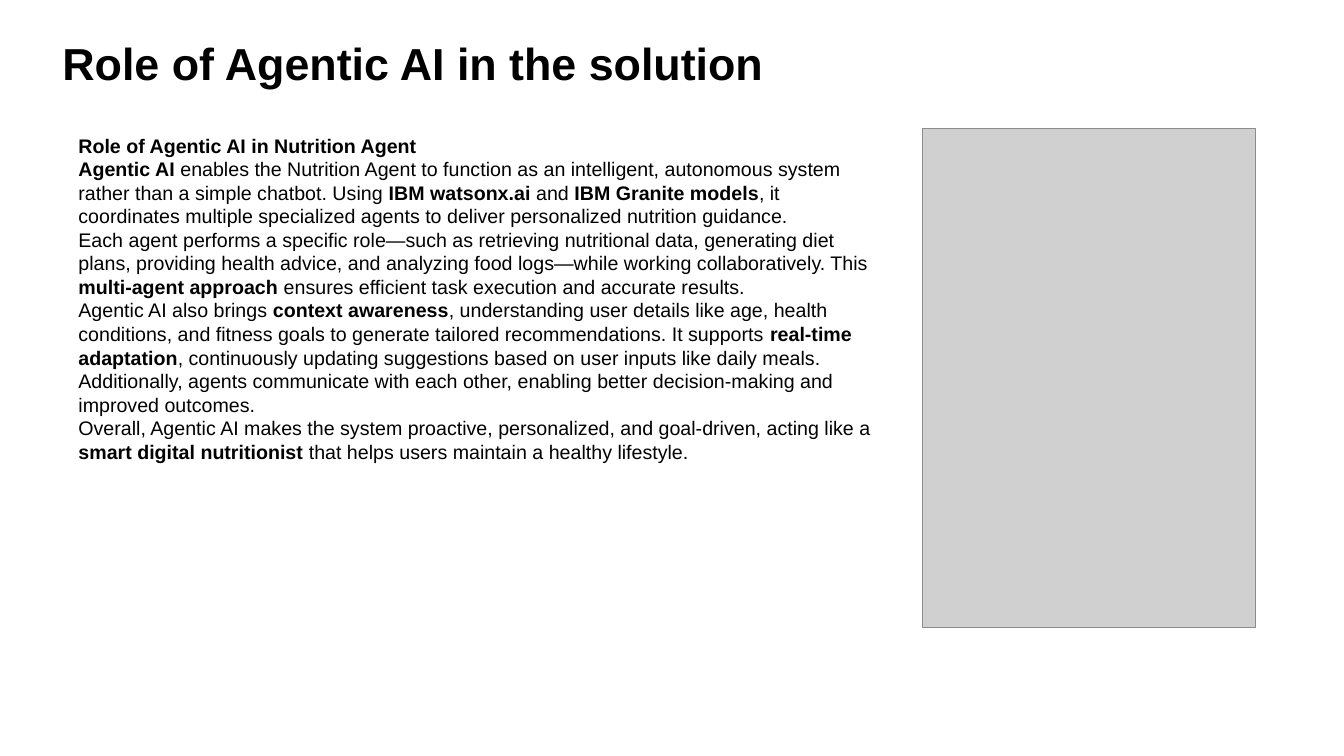
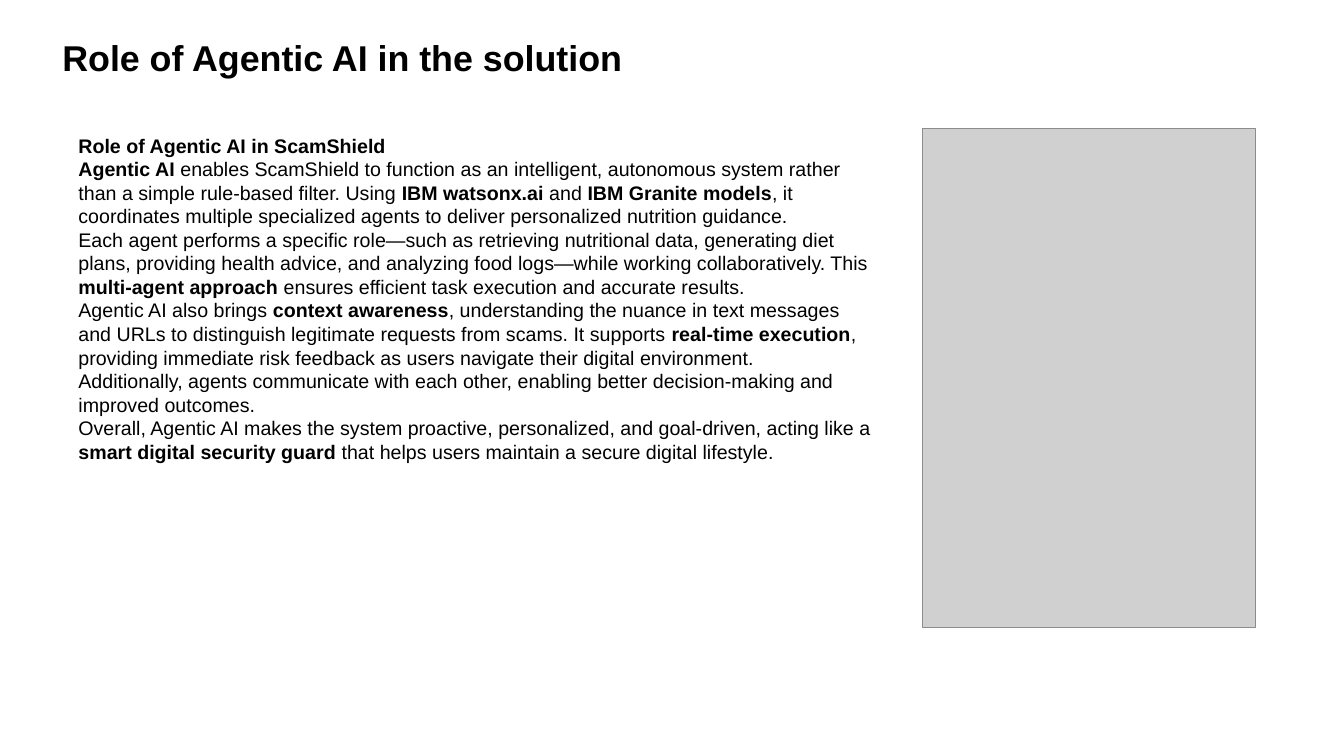
Before and after one commit to Asqi06/IBMhack, a slide deck: slide 8 of ibm.pptx (slide 9 before the commit). Drawn at 1344x756 pixels with LibreOffice and Linux fonts; fonts in the diff are those of the drawing; grey boxes stand for pictures. Boxes give left, top, right and bottom in pixels: in the first picture for what was removed or moved away, otherwise in the second. Text is boxed around its words. In the diff, an @@ line names an element or a change of style, - is before the commit and + after.

Commit message:
chore: sync Android SMS retriever, widget & overlay fixes + ibm.pptx + gitignore
- Add SmsReceiver (SMS_RETRIEVED_ACTION) privacy-safe, SmsRetrieverHelper tweak
- FloatingWidgetService / MainActivity polish (overlay, health chips, lint fixes)
- Update strings.xml, ApiClient minor fix, OcrHelper tweak
- Ignore android/.idea, gradle zip, temp scripts

```diff
--- a/ibm.pptx
+++ b/ibm.pptx
@@ text "Role of Agentic AI in ..." at bbox=[62, 45, 622, 79]: size 32 to 25.6 pt @@
@@ text at bbox=[78, 138, 840, 227]: text changed @@
-Role of Agentic AI in Nutrition Agent
-Agentic AI enables the Nutrition Agent to function as an intelligent, autonomous system rather than a simple chatbot. Using IBM watsonx.ai and IBM Granite models, it coordinates multiple specialized agents to deliver personalized nutrition guidance.
+Role of Agentic AI in ScamShield
+Agentic AI enables ScamShield to function as an intelligent, autonomous system rather than a simple rule-based filter. Using IBM watsonx.ai and IBM Granite models, it coordinates multiple specialized agents to deliver personalized nutrition guidance.
@@ text at bbox=[78, 302, 856, 369]: text changed @@
-Agentic AI also brings context awareness, understanding user details like age, health conditions, and fitness goals to generate tailored recommendations. It supports real-time adaptation, continuously updating suggestions based on user inputs like daily meals.
+Agentic AI also brings context awareness, understanding the nuance in text messages and URLs to distinguish legitimate requests from scams. It supports real-time execution, providing immediate risk feedback as users navigate their digital environment.
@@ text at bbox=[78, 420, 870, 463]: text changed @@
-Overall, Agentic AI makes the system proactive, personalized, and goal-driven, acting like a smart digital nutritionist that helps users maintain a healthy lifestyle.
+Overall, Agentic AI makes the system proactive, personalized, and goal-driven, acting like a smart digital security guard that helps users maintain a secure digital lifestyle.
```
Also in this commit, not shown: 12 other slides changed, 2 slides removed, 10 other files.
